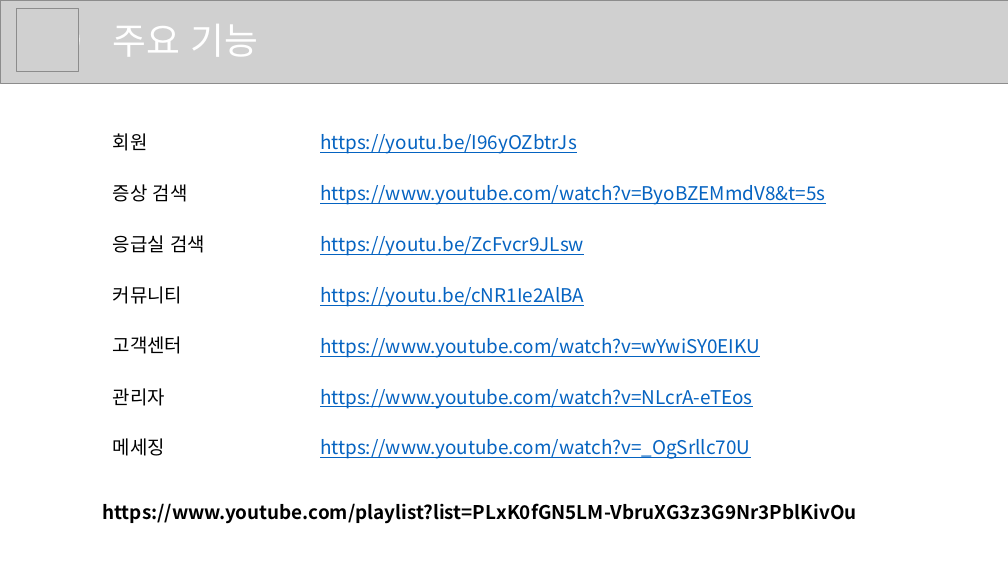
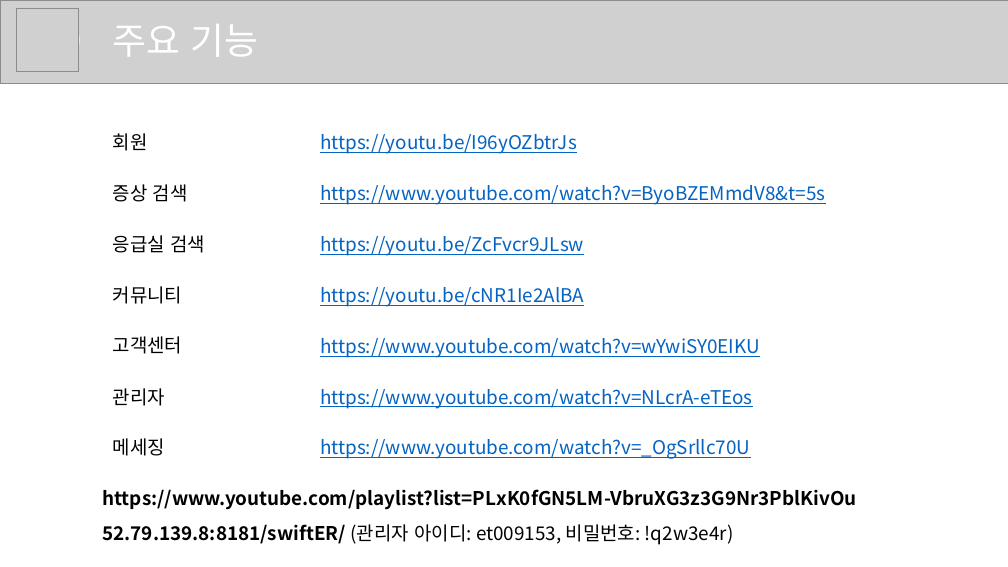
Before and after one commit to SleepingAlbaricoque/swiftER, a slide deck: slide 8 of swiftER 발표 보고서.pptx. Drawn at 1008x567 pixels with LibreOffice and Linux fonts; fonts in the diff are those of the drawing; grey boxes stand for pictures. Boxes give left, top, right and bottom in pixels: in the first picture for what was removed or moved away, otherwise in the second. Text is boxed around its words. In the diff, an @@ line names an element or a change of style, - is before the commit and + after.

```diff
--- a/swiftER 발표 보고서.pptx
+++ b/swiftER 발표 보고서.pptx
@@ text "https://www.youtube.com/playlist?list=PLxK0fGN5LM-VbruXG3z3G ...": place and size @@
-text "https://www.youtube.com/playlist?list=PLxK0fGN5LM-VbruXG3z3G ..." at (102, 503, 856, 524)
+text "https://www.youtube.com/playlist?list=PLxK0fGN5LM-VbruXG3z3G ..." at (102, 489, 856, 510)
@@ text added at (102, 524, 734, 545), 18 pt, text #000000 @@
+52.79.139.8:8181/swiftER/ (관리자 아이디: et009153, 비밀번호: !q2w3e4r)
```
Also in this commit, not shown: 2 other files.
